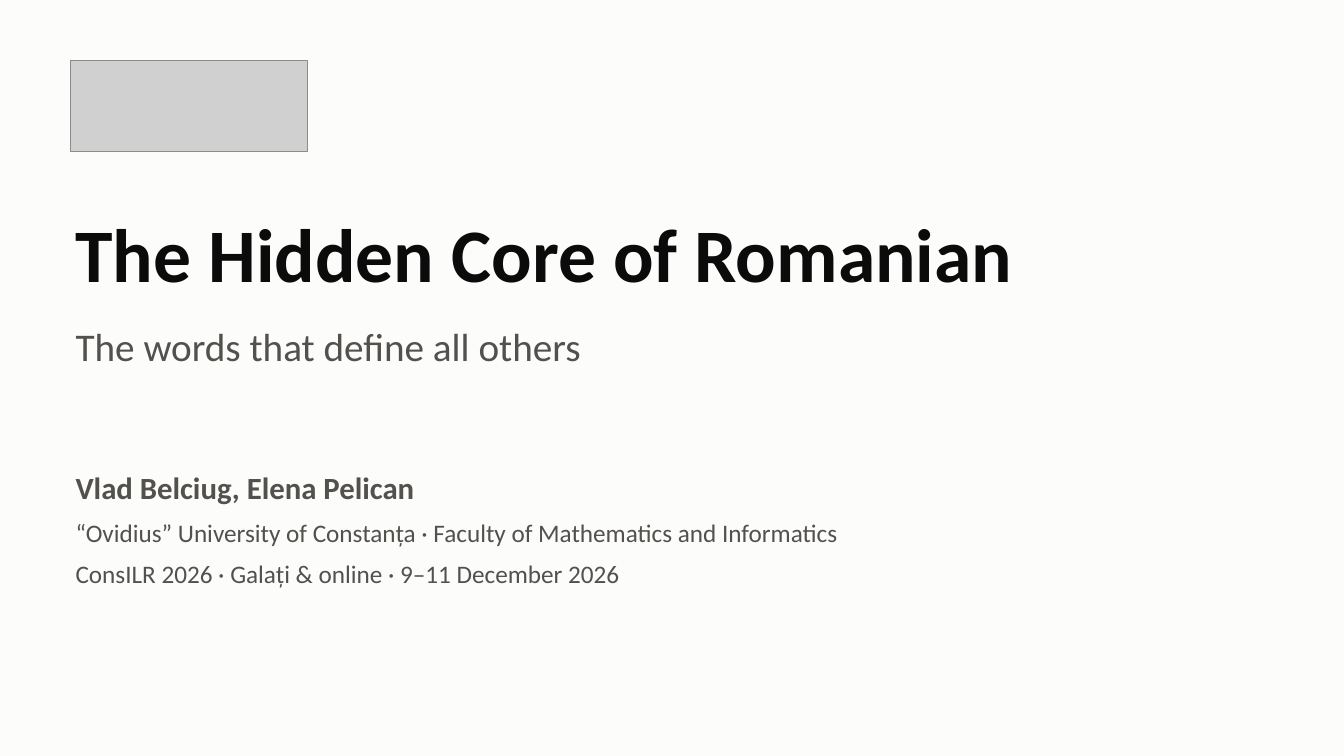
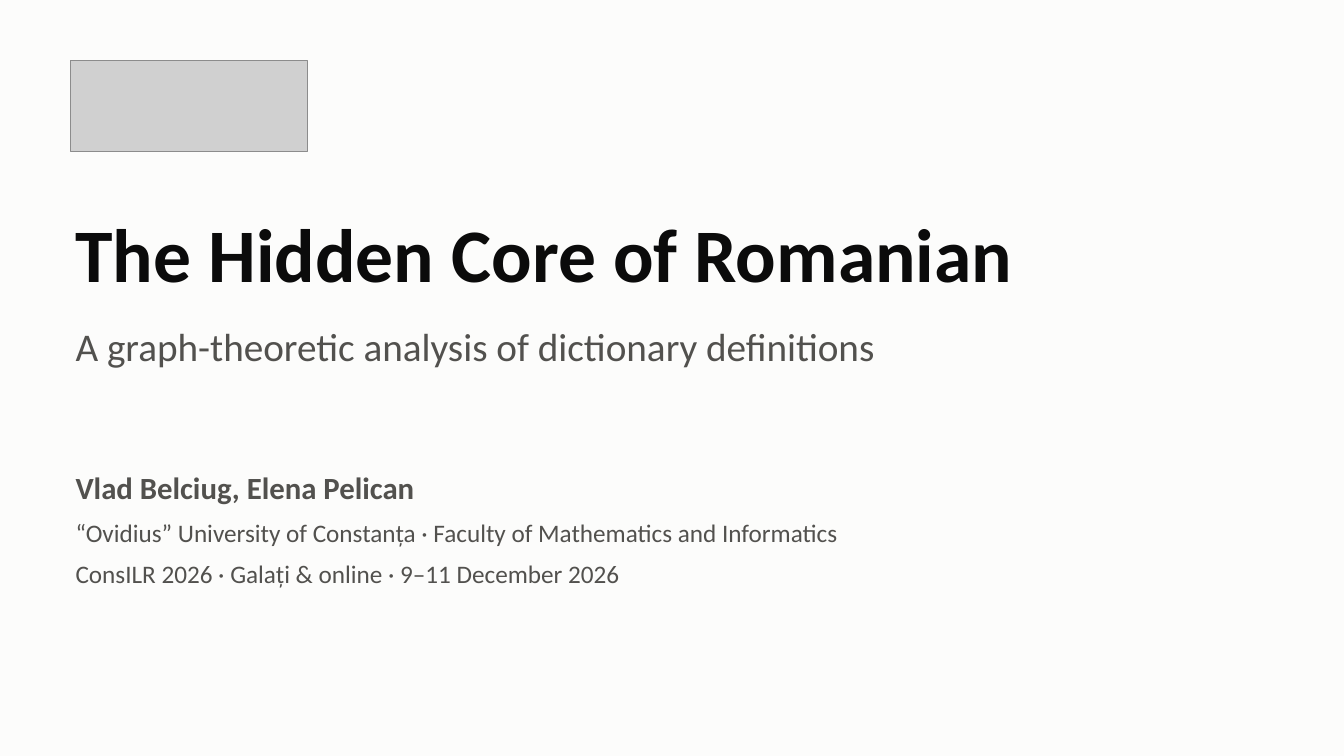
Before and after one commit to ovladon/hidden-core-romanian, a slide deck: slide 1 of slides/HiddenCore_ConsILR2026.pptx. Drawn at 1344x756 pixels with LibreOffice and Linux fonts; fonts in the diff are those of the drawing; grey boxes stand for pictures. Boxes give left, top, right and bottom in pixels: in the first picture for what was removed or moved away, otherwise in the second. Text is boxed around its words. In the diff, an @@ line names an element or a change of style, - is before the commit and + after.

```diff
--- a/slides/HiddenCore_ConsILR2026.pptx
+++ b/slides/HiddenCore_ConsILR2026.pptx
@@ text at <box>76,334,874,368</box>: text changed @@
-The words that define all others
+A graph-theoretic analysis of dictionary definitions
```
Also in this commit, not shown: 1 other slide changed, 29 other files.
